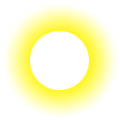
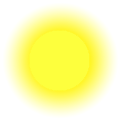
Comparing the layer stacks of the two (120, 120) images. Changes:
painted on "Layer 1" over [29, 30, 90, 91]
